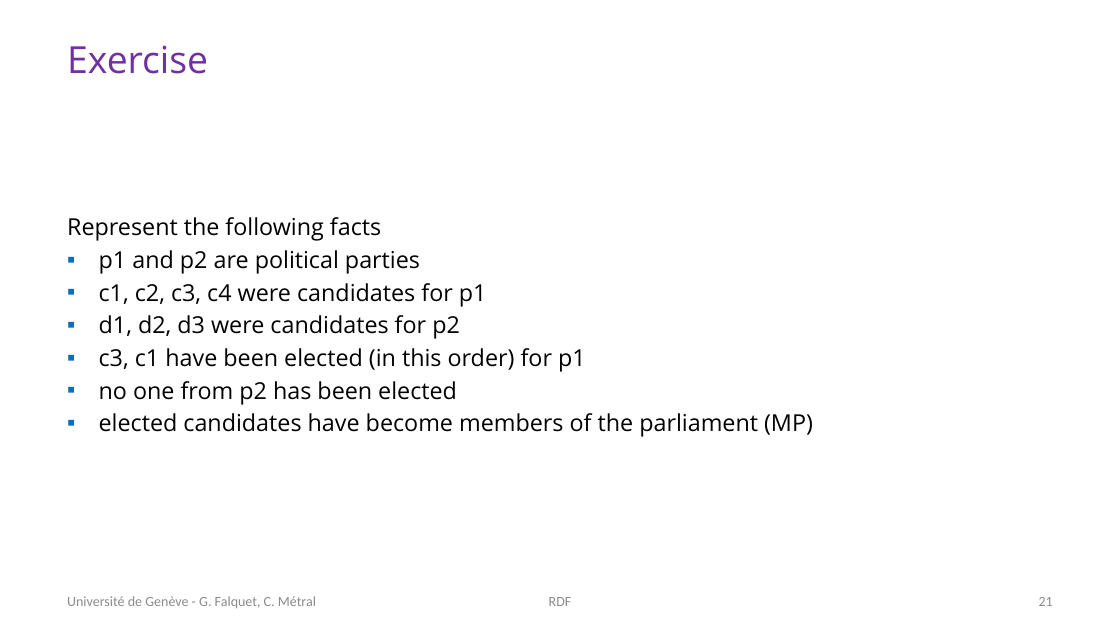
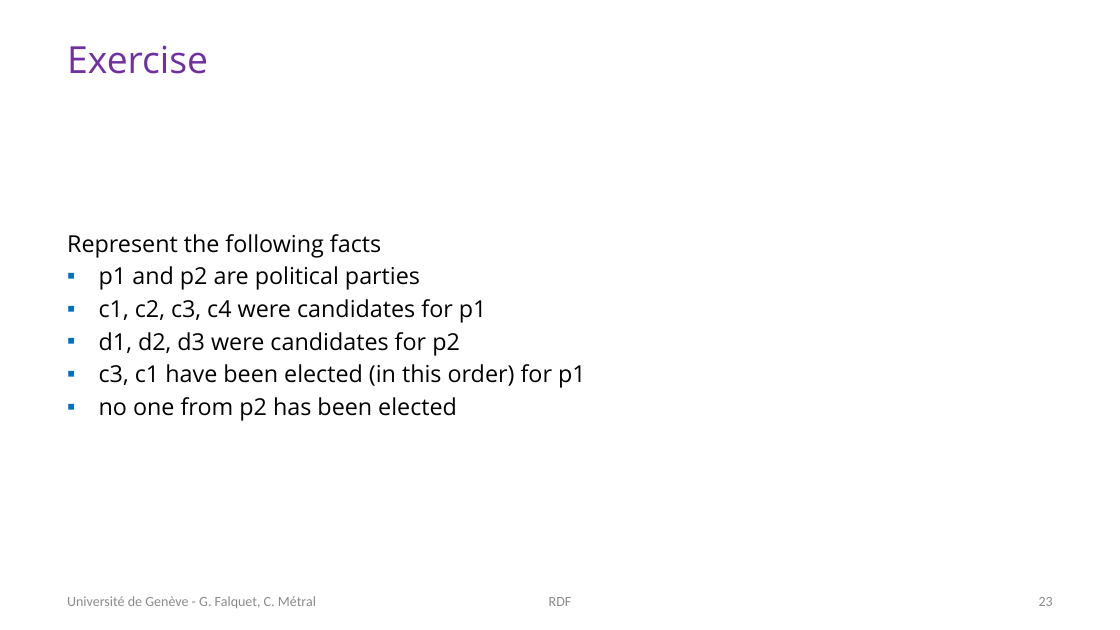
Before and after one commit to cui-ke/semantic-tech, a slide deck: slide 23 of semweb-course/Lecture_Slides/02-RDF/1-RDF.pptx (slide 21 before the commit). Drawn at 1120x630 pixels with LibreOffice and Linux fonts; fonts in the diff are those of the drawing. Boxes give left, top, right and bottom in pixels: in the first picture for what was removed or moved away, otherwise in the second. Text is boxed around its words. In the diff, an @@ line names an element or a change of style, - is before the commit and + after.

Commit message:
added solutions to exercises

```diff
--- a/semweb-course/Lecture_Slides/02-RDF/1-RDF.pptx
+++ b/semweb-course/Lecture_Slides/02-RDF/1-RDF.pptx
@@ text at <box>99,413,813,437</box>: paragraph removed @@
-▪ elected candidates have become members of the parliament (MP)
@@ page number at <box>1039,597,1053,606</box>: text changed @@
-21
+23
```
Also in this commit, not shown: 4 slides added.
